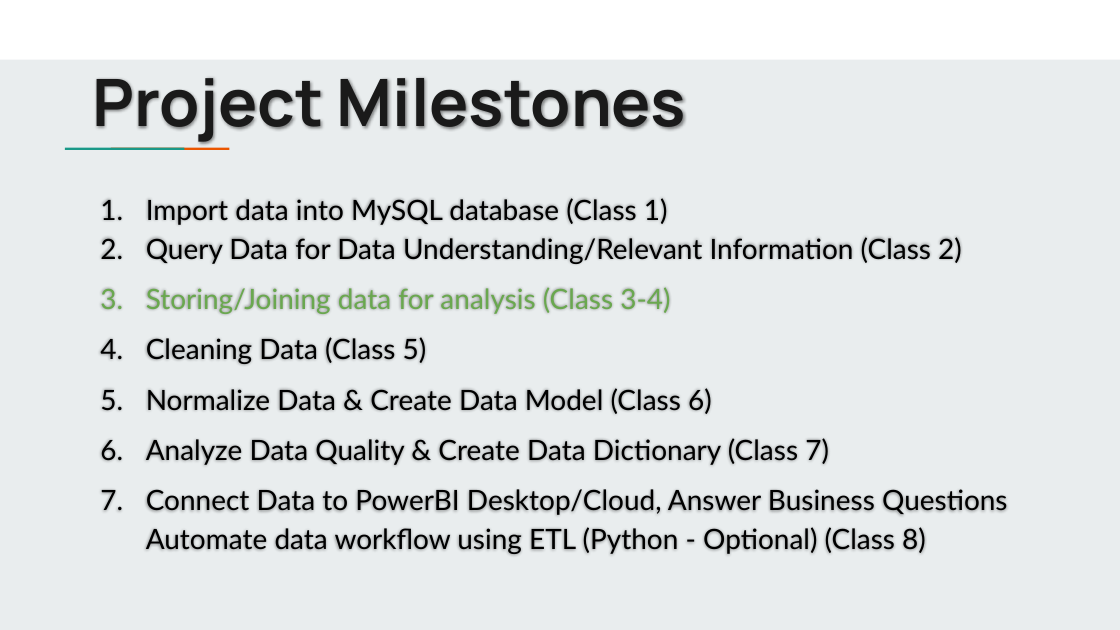
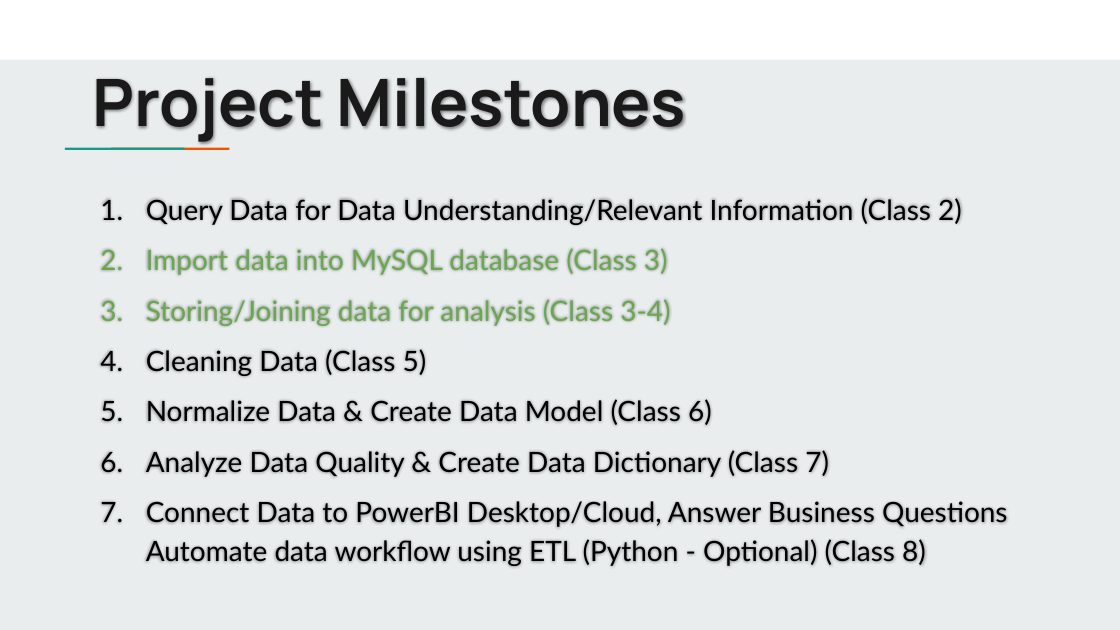
Before and after one commit to jbergmann56/OSDA-DataManipulationAndManagement, a slide deck: slide 2 of Class Project/(3) Manipulating Data Pt. 1.pptx. Drawn at 1120x630 pixels with LibreOffice and Linux fonts; fonts in the diff are those of the drawing. Boxes give left, top, right and bottom in pixels: in the first picture for what was removed or moved away, otherwise in the second. Text is boxed around its words. In the diff, an @@ line names an element or a change of style, - is before the commit and + after.

Commit message:
10.20 class upd

```diff
--- a/Class Project/(3) Manipulating Data Pt. 1.pptx
+++ b/Class Project/(3) Manipulating Data Pt. 1.pptx
@@ text at bbox=[146, 198, 668, 225]: paragraph removed @@
-1. Import data into MySQL database (Class 1)
@@ text at bbox=[100, 248, 636, 322]: paragraph added @@
+2. Import data into MySQL database (Class 3)
```
Also in this commit, not shown: 20 other files.
